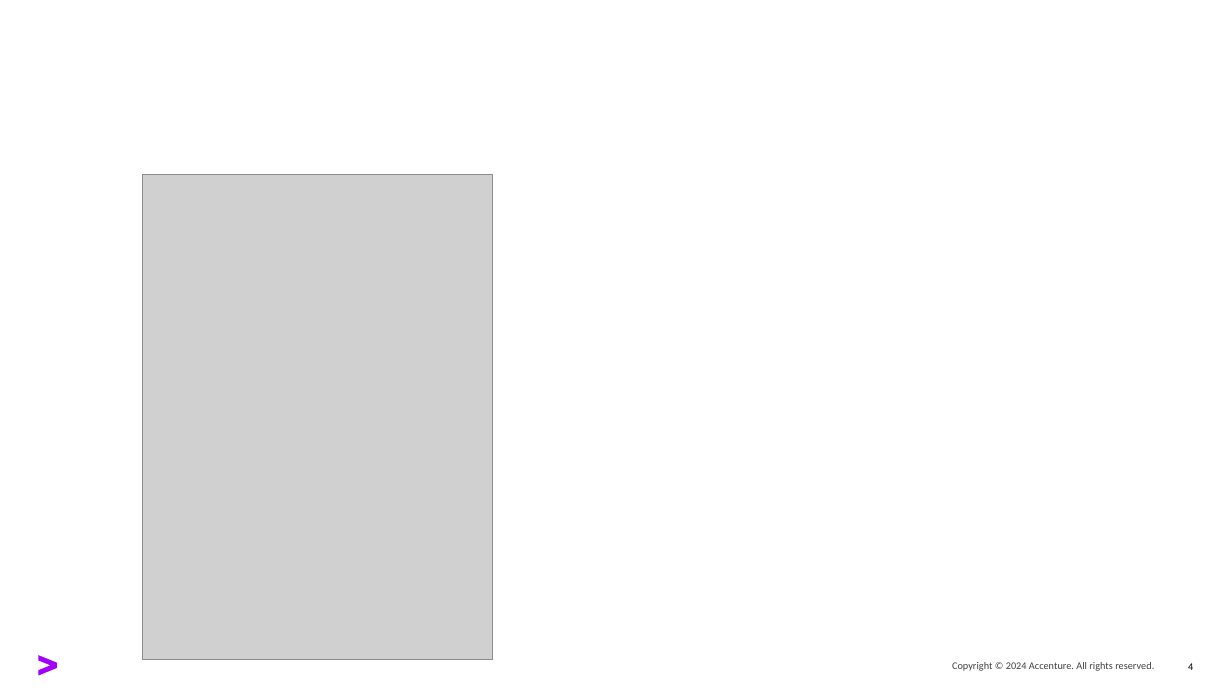
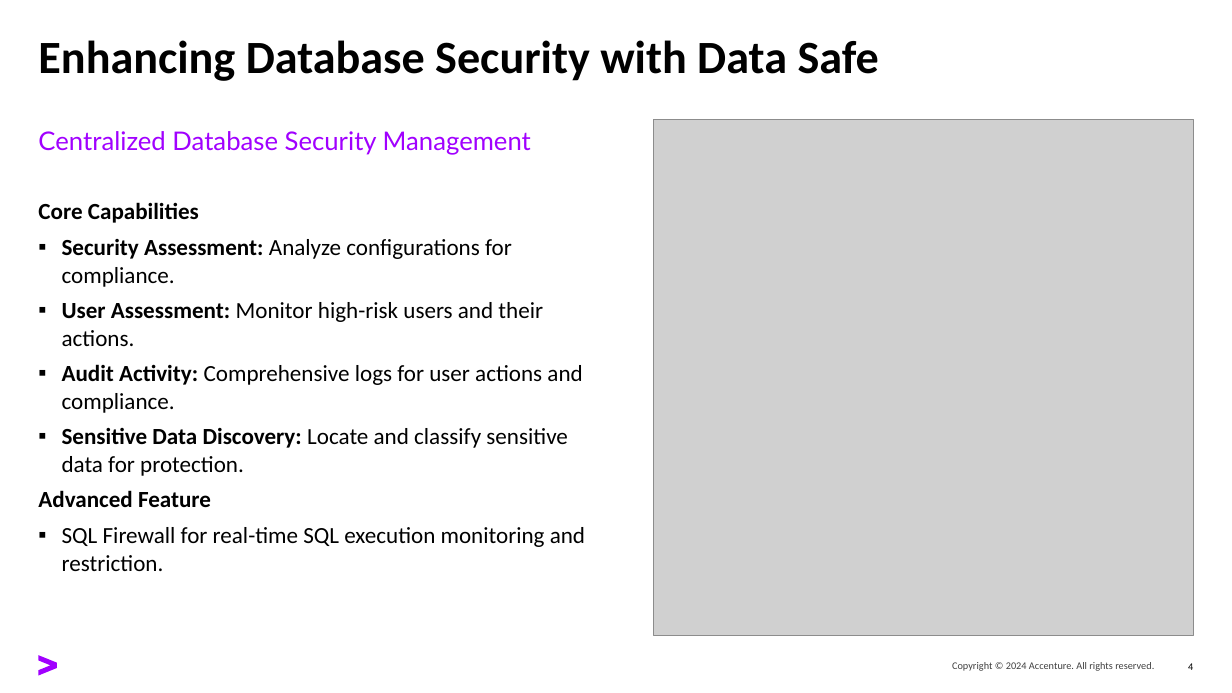
Before and after one commit to oehrlis/oci-sec-ws, a slide deck: slide 4 of ppt/05_Wrap-Up.pptx. Drawn at 1232x693 pixels with LibreOffice and Linux fonts; fonts in the diff are those of the drawing; grey boxes stand for pictures. Boxes give left, top, right and bottom in pixels: in the first picture for what was removed or moved away, otherwise in the second. Text is boxed around its words. In the diff, an @@ line names an element or a change of style, - is before the commit and + after.

```diff
--- a/ppt/05_Wrap-Up.pptx
+++ b/ppt/05_Wrap-Up.pptx
@@ title added at [38, 40, 879, 81], 36 pt, text #000000, bold @@
+Enhancing Database Security with Data Safe
@@ picture added at [654, 119, 1194, 635] @@
@@ text added at [38, 131, 531, 155], 20 pt, text #A100FF @@
+Centralized Database Security Management
@@ picture removed at [142, 175, 494, 660] @@
@@ text added at [38, 202, 585, 571], 18 pt, text #000000 @@
+Core Capabilities
+▪ Security Assessment: Analyze configurations for compliance.
+▪ User Assessment: Monitor high-risk users and their actions.
+▪ Audit Activity: Comprehensive logs for user actions and compliance.
+▪ Sensitive Data Discovery: Locate and classify sensitive data for protection.
+Advanced Feature
+▪ SQL Firewall for real-time SQL execution monitoring and restriction.
```
Also in this commit, not shown: 3 other slides changed, 1 slide removed, 3 other files.
